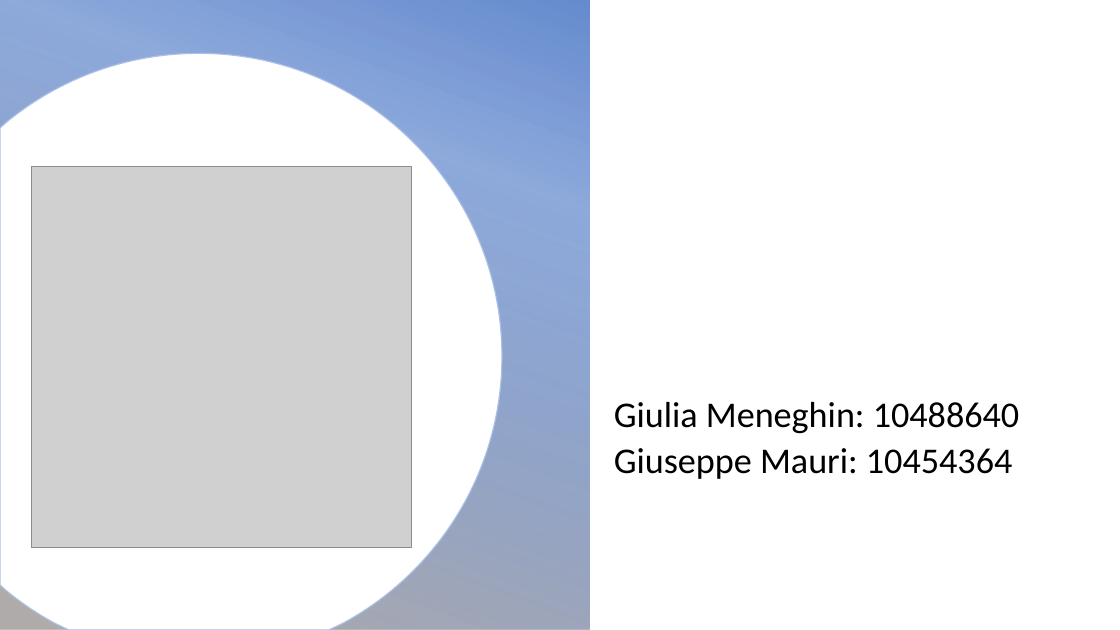
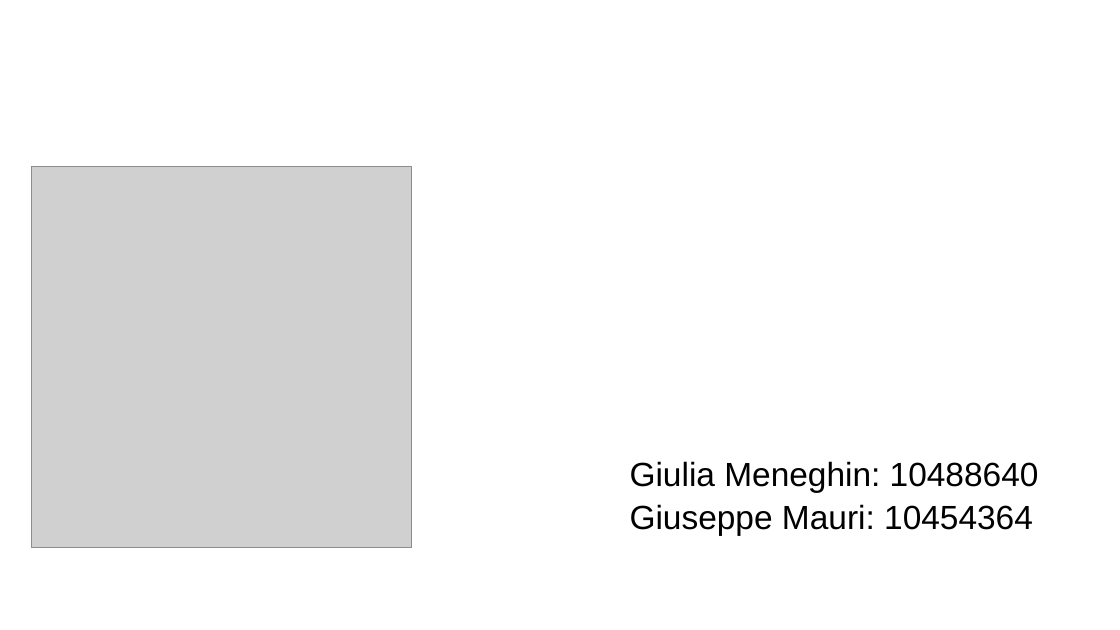
Before and after one commit to Ciuse/Bealthy_app, a slide deck: slide 1 of Presentazione/Presentazione Bealthy.pptx. Drawn at 1120x630 pixels with LibreOffice and Linux fonts; fonts in the diff are those of the drawing; grey boxes stand for pictures; background and template pictures are left out. Boxes give left, top, right and bottom in pixels: in the first picture for what was removed or moved away, otherwise in the second. Text is boxed around its words. In the diff, an @@ line names an element or a change of style, - is before the commit and + after.

```diff
--- a/Presentazione/Presentazione Bealthy.pptx
+++ b/Presentazione/Presentazione Bealthy.pptx
@@ rectangle removed at bbox=[0, 0, 590, 630] @@
@@ freeform shape removed at bbox=[0, 54, 502, 630] @@
@@ text "Giulia Meneghin: 10488640": place and size @@
-text "Giulia Meneghin: 10488640" at bbox=[614, 402, 1019, 479]
+text "Giulia Meneghin: 10488640" at bbox=[630, 461, 1039, 535]
@@ text "Giulia Meneghin: 10488640" at bbox=[630, 461, 1039, 535]: size 31 to 28.7 pt, font Calibri to Arial @@
```
Also in this commit, not shown: 7 other slides changed, 2 slides added, 1 slide removed, 18 other files.
